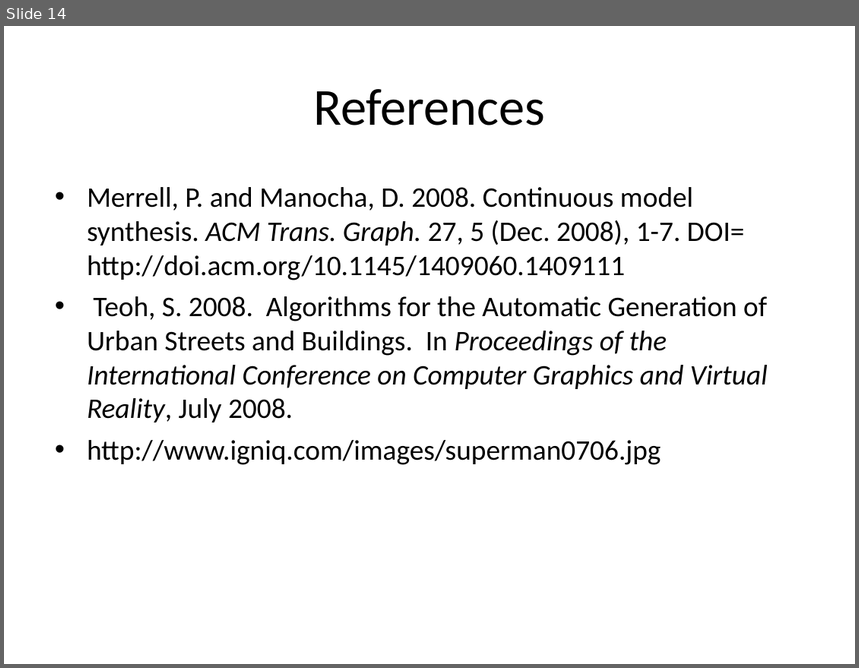
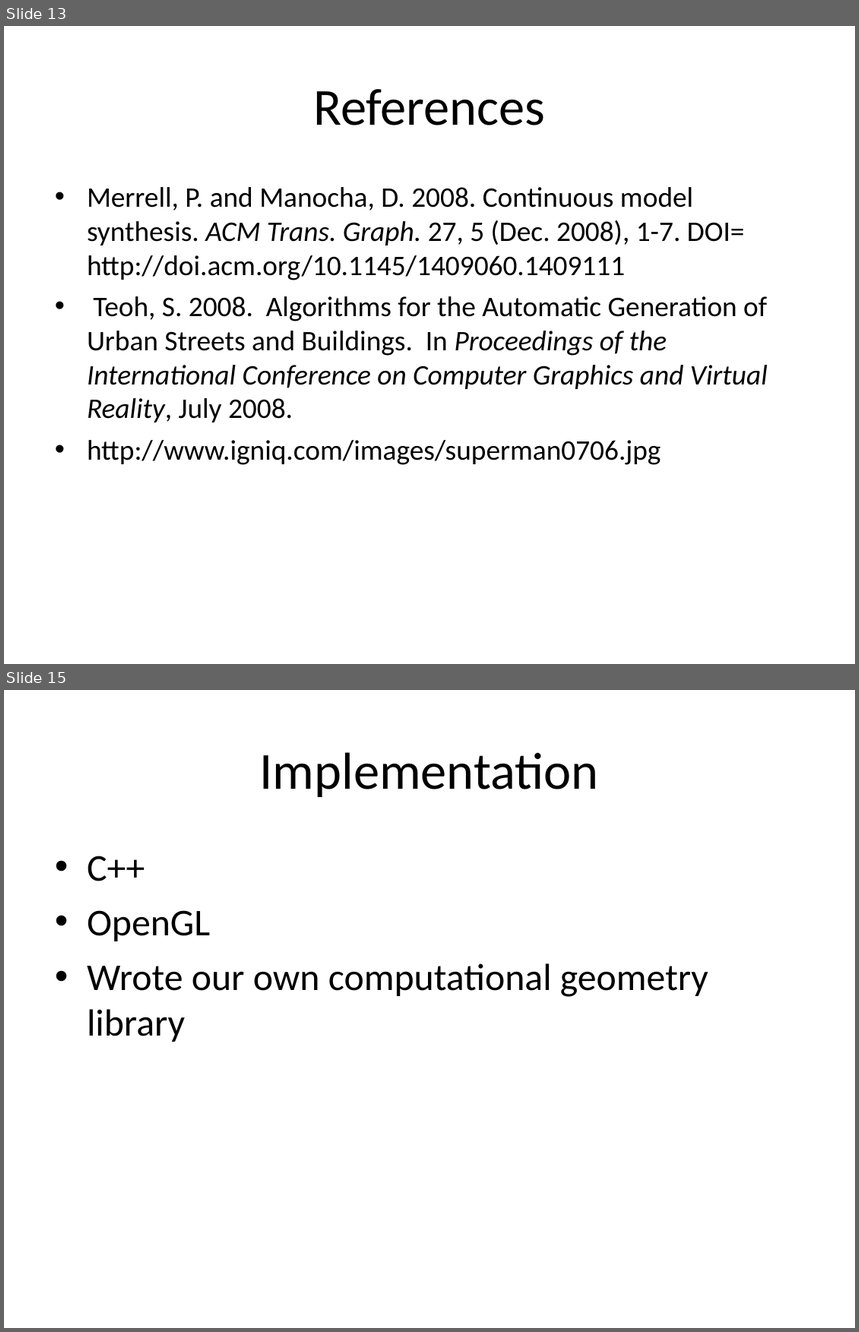
Before and after one commit to reinebold/cs580CMS, a slide deck: Documents/Creating a Procedural City.ppt. Shown one above the other, each under a label of ours: slide 14 before the commit, slides 13 and 15 after it; the slides between them are not shown. The pictures are 859x668 and 859x1332 pixels, drawn with LibreOffice and Linux fonts; fonts in the diff are those of the drawing. Boxes give left, top, right and bottom in pixels: in the first picture for what was removed or moved away, otherwise in the second. Text is boxed around its words. In the diff, an @@ line names an element or a change of style, - is before the commit and + after.

```diff
--- a/Documents/Creating a Procedural City.ppt
+++ b/Documents/Creating a Procedural City.ppt
@@ slide 15 added at [4, 690, 855, 1328], background #FFFFFF @@
@@ title added at [260, 752, 599, 797], 44 pt, text #000000 @@
+Implementation
@@ text added at [87, 856, 709, 1042], 32 pt, text #000000 @@
+• C++
+• OpenGL
+• Wrote our own computational geometry library
@@ what was slide 14 is now slide 13 @@
```
Also in this commit, not shown: 9 slides changed, 4 other slides added, 4 slides removed, 1 other file.
